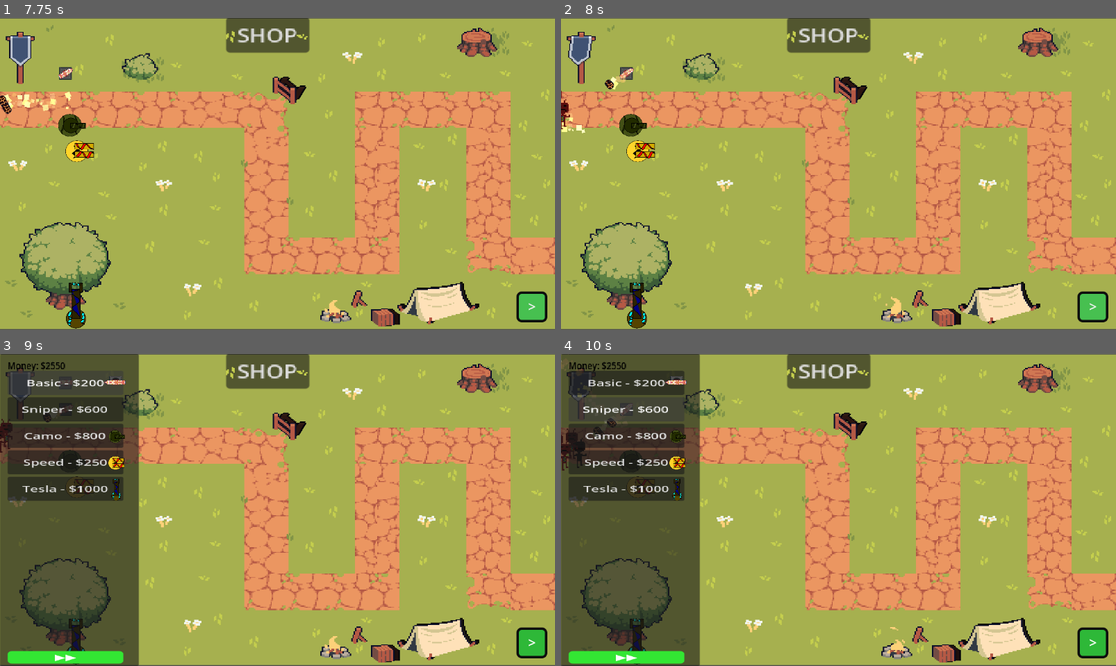
Above: before the commit, frames 1-4 (two rows, left to right).
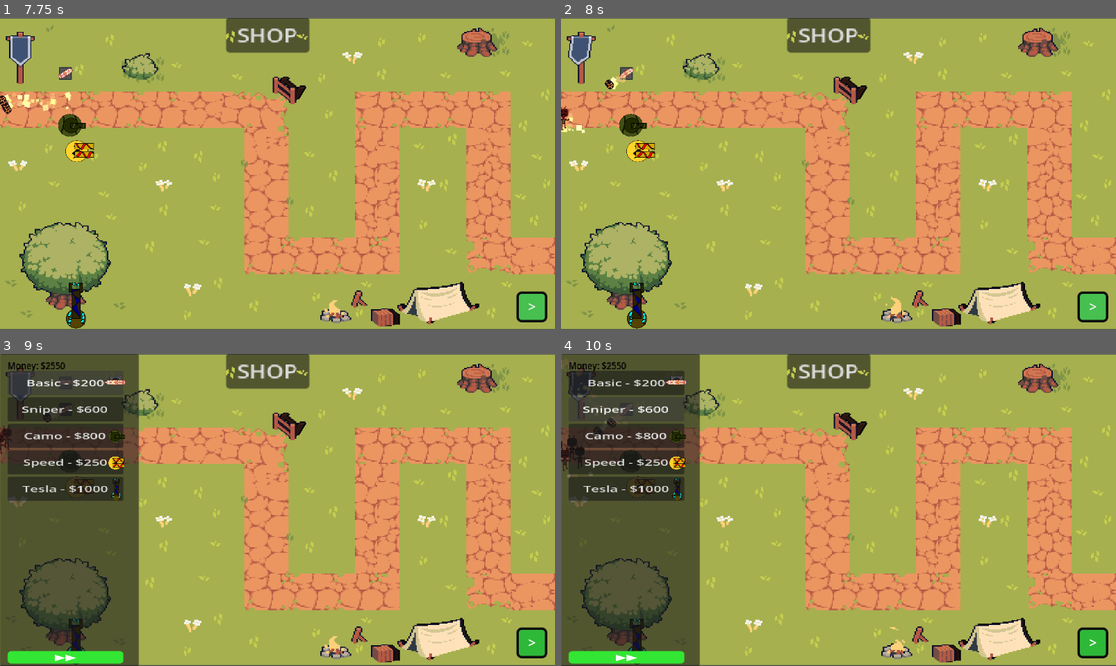
Above: after the commit, the same moments.

Repository: Matthewfrogman/Battle_towers
Game: Godot game, scene res://scenes/main_menu.tscn
Same seed, same stepped clock (60 frames per second), same inputs: the game is played once before the commit and once after it.
Inputs:
- Up to frame 1 (7.75 s): click "PLAY" at 0.5 s; click "PLAY" at 1.25 s; click "Basic - $200" at 2 s; click "Sniper - $600" at 2.75 s; click "Camo - $800" at 3.5 s; click "Speed - $250" at 4.25 s; click "Tesla - $1000" at 5 s; click "▶▶" at 5.75 s; click "SHOP" at 6.5 s; click ">" at 7.25 s
- Up to frame 2 (8 s): no input
- Up to frame 3 (9 s): click "SHOP" at 8 s; click "Basic - $200" at 8.75 s
- Up to frame 4 (10 s): click "Sniper - $600" at 9.5 s

Frame 1 is identical in both runs. In frame 2, less than 0.1% of the frame differs, in the area x 0-2%, y 23-37%; in frame 3, less than 0.1%; in frame 4, 0.2%, in the area x 0-6%, y 23-40%.

Commit message:
size enemy

Diff:
--- a/enemies/camo_enemy.tscn
+++ b/enemies/camo_enemy.tscn
@@ -4,8 +4,8 @@
 [ext_resource type="Texture2D" uid="uid://ua3ln3totm8f" path="res://Map1_assets/camo.png" id="1_ev3xy"]
 
 [sub_resource type="CapsuleShape2D" id="CapsuleShape2D_oqysh"]
-radius = 30.0
-height = 60.0
+radius = 18.0
+height = 40.0
 
 [sub_resource type="AtlasTexture" id="AtlasTexture_p2t3m"]
 atlas = ExtResource("1_ev3xy")
@@ -37,6 +37,6 @@
 
 [node name="AnimatedSprite2D" type="AnimatedSprite2D" parent="." unique_id=987943212]
 position = Vector2(1, -2)
-scale = Vector2(3, 3)
+scale = Vector2(2, 2)
 sprite_frames = SubResource("SpriteFrames_ln7mm")
 autoplay = "default"
--- a/enemies/speeder_body.tscn
+++ b/enemies/speeder_body.tscn
@@ -5,7 +5,7 @@
 
 [sub_resource type="CapsuleShape2D" id="CapsuleShape2D_obg72"]
 radius = 21.0
-height = 66.0
+height = 44.0
 
 [sub_resource type="AtlasTexture" id="AtlasTexture_ycak7"]
 atlas = ExtResource("1_2apkp")
@@ -39,5 +39,5 @@
 
 [node name="AnimatedSprite2D" type="AnimatedSprite2D" parent="." unique_id=900800601]
 position = Vector2(1, 4)
-scale = Vector2(3, 3)
+scale = Vector2(2, 2)
 sprite_frames = SubResource("SpriteFrames_u5ova")
--- a/enemies/tank_enemy.tscn
+++ b/enemies/tank_enemy.tscn
@@ -4,8 +4,8 @@
 [ext_resource type="Texture2D" uid="uid://ce51hquxkyy16" path="res://Map1_assets/Tank.png" id="1_xv40v"]
 
 [sub_resource type="CapsuleShape2D" id="CapsuleShape2D_a3oi6"]
-radius = 36.0
-height = 72.0
+radius = 22.0
+height = 58.0
 
 [sub_resource type="AtlasTexture" id="AtlasTexture_58050"]
 atlas = ExtResource("1_xv40v")
@@ -39,6 +39,6 @@
 
 [node name="AnimatedSprite2D" type="AnimatedSprite2D" parent="." unique_id=1384555196]
 position = Vector2(2, -6.9999995)
-scale = Vector2(2.5, 2.5)
+scale = Vector2(1.8, 1.8)
 sprite_frames = SubResource("SpriteFrames_ifx1b")
 autoplay = "default"
--- a/scenes/enemy_base.tscn
+++ b/scenes/enemy_base.tscn
@@ -5,7 +5,7 @@
 
 [sub_resource type="CapsuleShape2D" id="CapsuleShape2D_sw0xa"]
 radius = 16.0
-height = 74.0
+height = 60.0
 
 [sub_resource type="AtlasTexture" id="AtlasTexture_j1ss0"]
 atlas = ExtResource("2_sw0xa")
@@ -37,6 +37,6 @@
 
 [node name="sprite" type="AnimatedSprite2D" parent="." unique_id=1659861200]
 position = Vector2(4, 34)
-scale = Vector2(2.5, 2.5)
+scale = Vector2(2, 2)
 sprite_frames = SubResource("SpriteFrames_lxe82")
 autoplay = "default"
